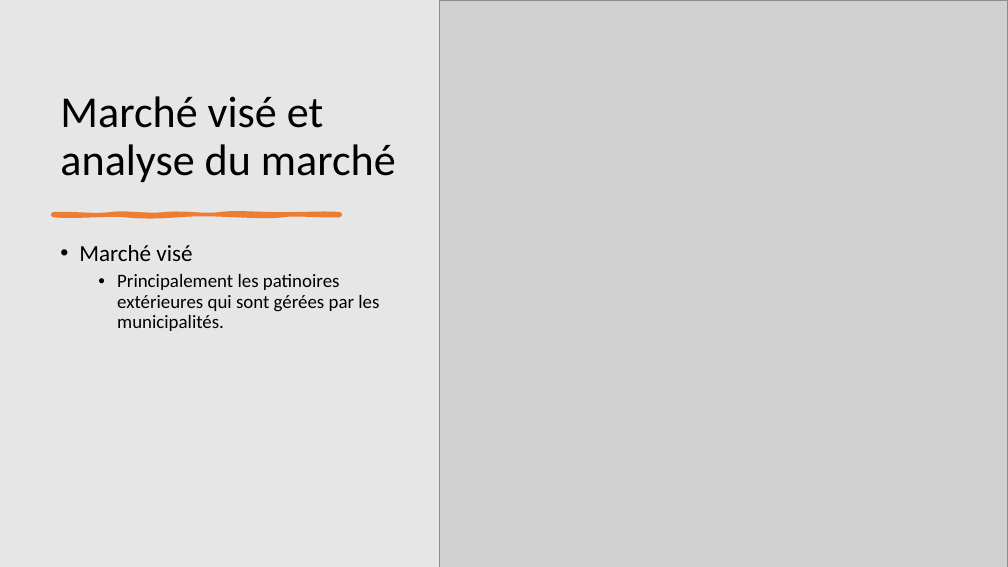
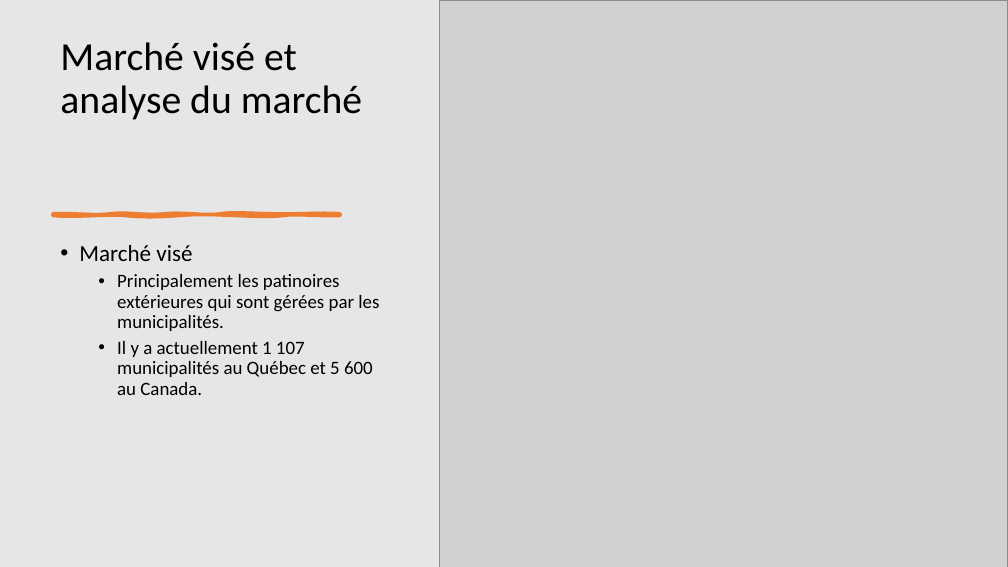
Before and after one commit to robaxx49/TP3_AMOC_KCarufel_JAudet, a slide deck: slide 4 of doc/presentation_TP3_AMOC.pptx. Drawn at 1008x567 pixels with LibreOffice and Linux fonts; fonts in the diff are those of the drawing; grey boxes stand for pictures. Boxes give left, top, right and bottom in pixels: in the first picture for what was removed or moved away, otherwise in the second. Text is boxed around its words. In the diff, an @@ line names an element or a change of style, - is before the commit and + after.

```diff
--- a/doc/presentation_TP3_AMOC.pptx
+++ b/doc/presentation_TP3_AMOC.pptx
@@ title "Marché visé et analyse du ..." at <box>60,42,362,120</box>: size 42 to 37.8 pt @@
@@ text at <box>117,341,373,395</box>: paragraph added @@
+  • Il y a actuellement 1 107 municipalités au Québec et 5 600 au Canada.
```
Also in this commit, not shown: 3 other slides changed, 1 slide added.
